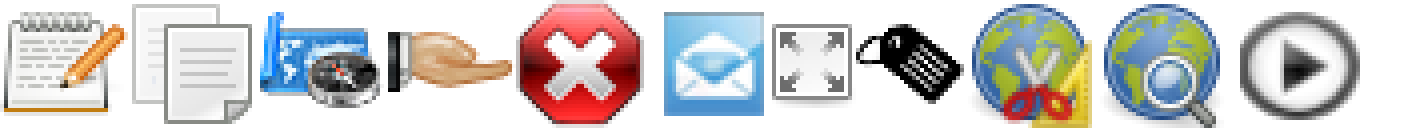
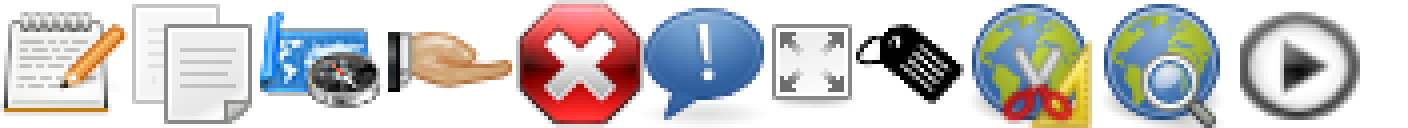
Layers edited between the first and the second (1408, 128) image:
renamed "Background" to "tasksSprite.png", painted on it over [644,8,764,128]
